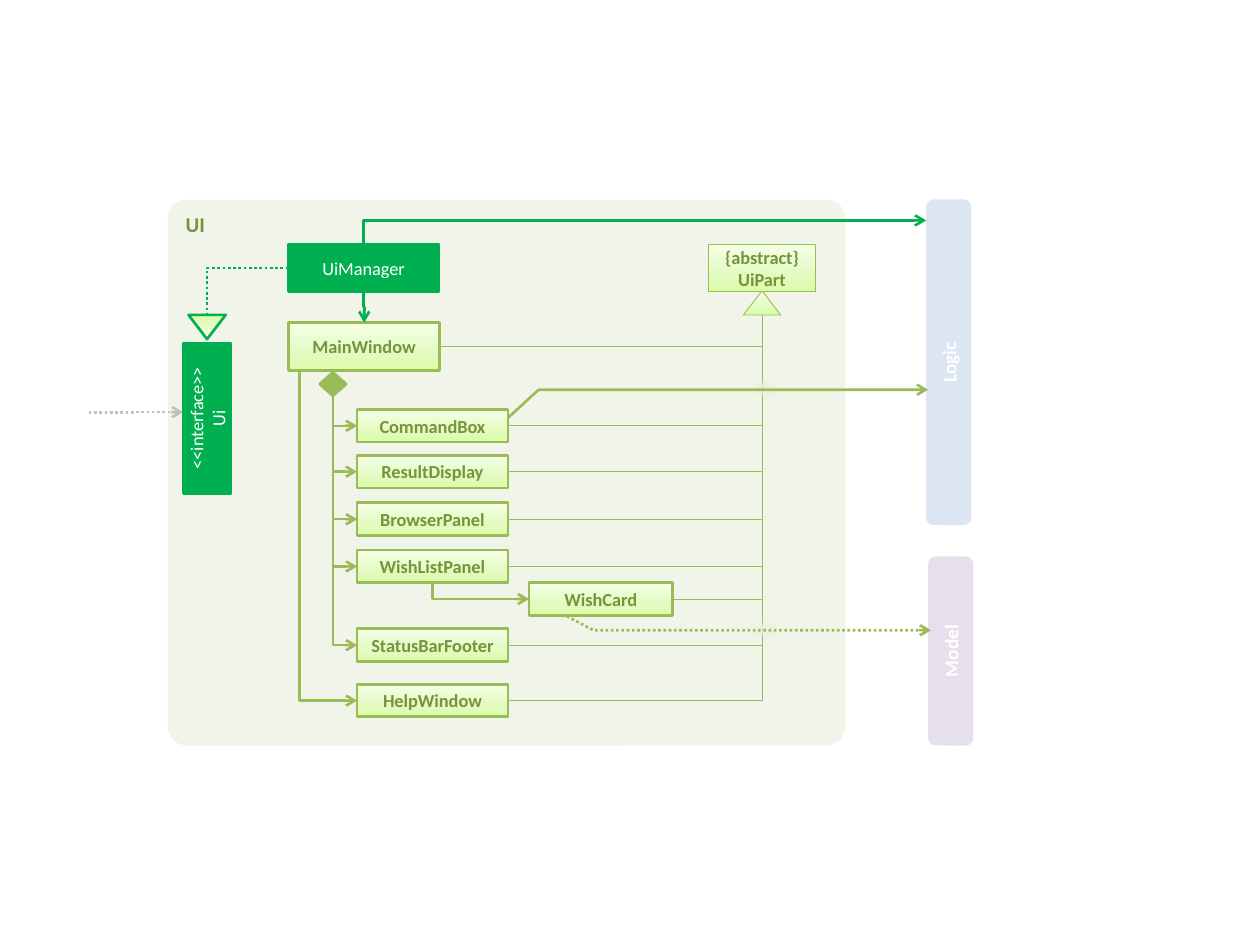
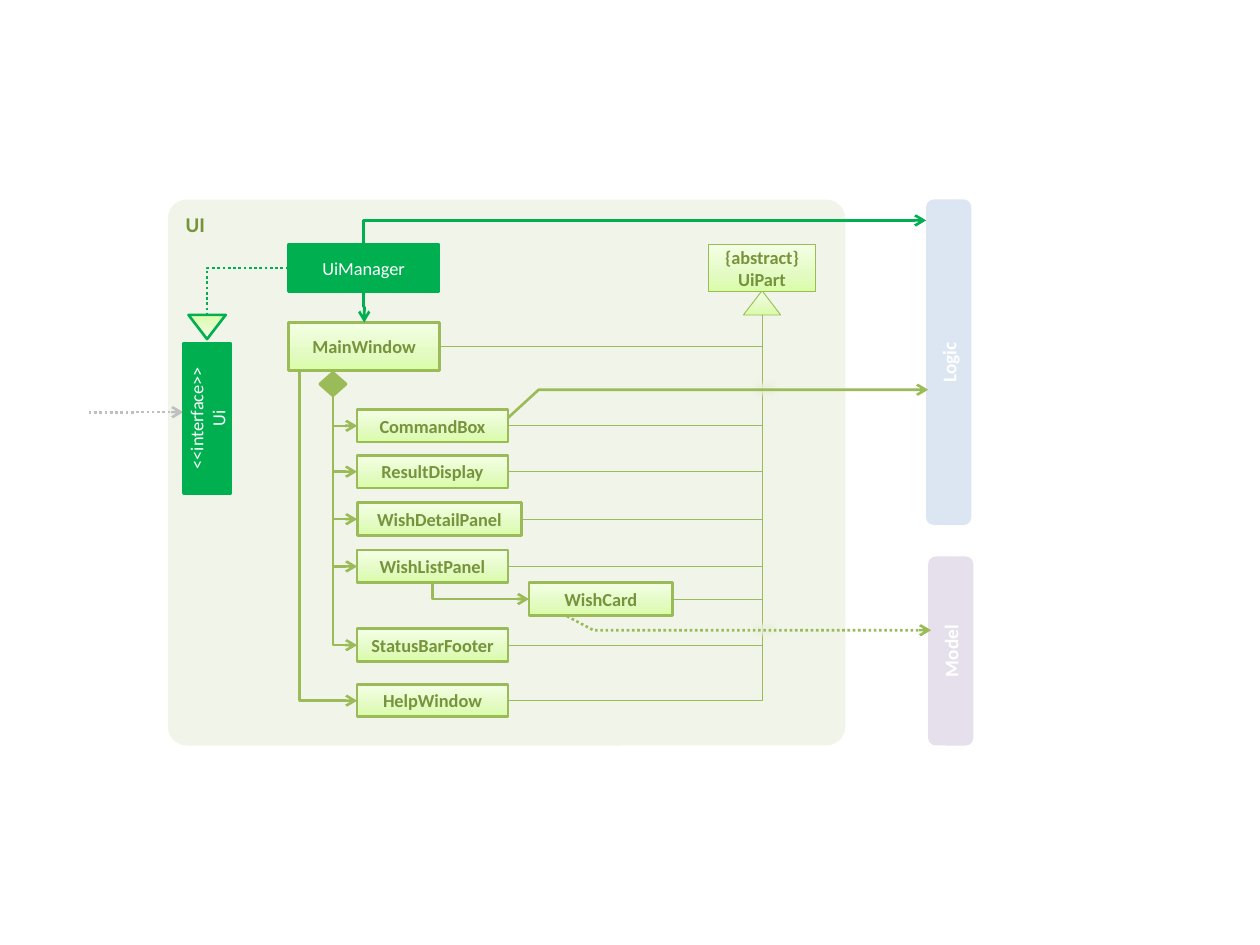
Before and after one commit to nus-cs2103-AY1819S1/addressbook-level4, a slide deck: slide 1 of docs/diagrams/UiComponentClassDiagram.pptx. Drawn at 1260x945 pixels with LibreOffice and Linux fonts; fonts in the diff are those of the drawing. Boxes give left, top, right and bottom in pixels: in the first picture for what was removed or moved away, otherwise in the second. Text is boxed around its words. In the diff, an @@ line names an element or a change of style, - is before the commit and + after.

Commit message:
Docs: Edit UiComponentClassDiagram pptx

```diff
--- a/docs/diagrams/UiComponentClassDiagram.pptx
+++ b/docs/diagrams/UiComponentClassDiagram.pptx
@@ elbow line moved from (762, 315) - (508, 519) to (762, 315) - (522, 519) @@
@@ rectangle "WishDetailPanel": place and size @@
-rectangle "WishDetailPanel" at <box>358,503,509,536</box>
+rectangle "WishDetailPanel" at <box>358,503,522,536</box>
@@ text in rectangle at <box>377,513,502,526</box>: text changed @@
-BrowserPanel
+WishDetailPanel
```
